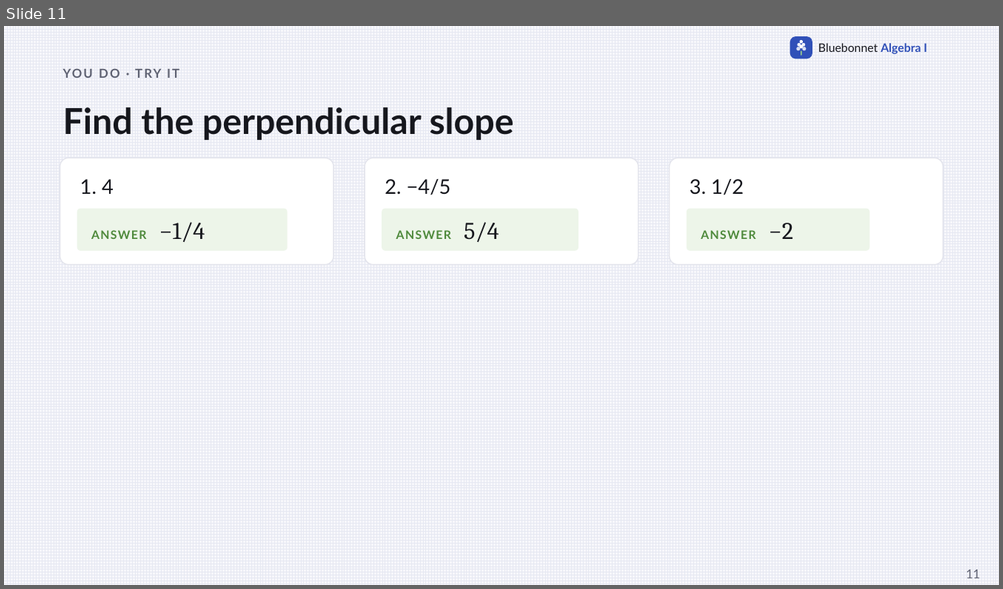
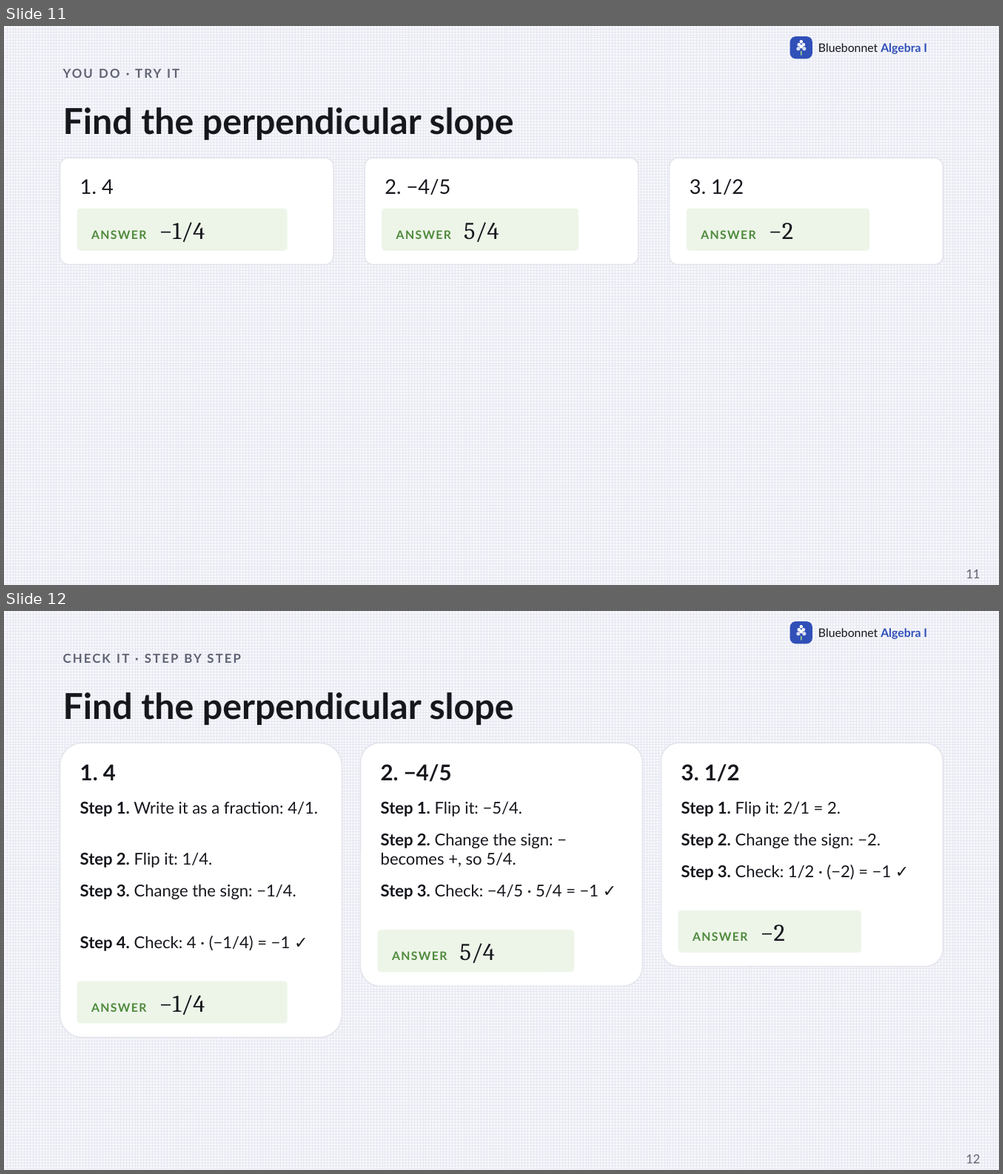
Before and after one commit to Apolloat2022/Algebra1M2U1L4, a slide deck: IEP/t2-lesson3-perpendicular-slopes-IEP-catchup.pptx. Shown one above the other, each under a label of ours: slide 11 before the commit, slides 11 and 12 after it. The pictures are 1003x589 and 1003x1174 pixels, drawn with LibreOffice and Linux fonts; fonts in the diff are those of the drawing. Boxes give left, top, right and bottom in pixels: in the first picture for what was removed or moved away, otherwise in the second. Text is boxed around its words. In the diff, an @@ line names an element or a change of style, - is before the commit and + after.

```diff
--- a/IEP/t2-lesson3-perpendicular-slopes-IEP-catchup.pptx
+++ b/IEP/t2-lesson3-perpendicular-slopes-IEP-catchup.pptx
@@ slide 12 added at bbox=[4, 611, 999, 1170], background pattern #E6E8F2 on #F7F7FB; not listed: 9 template elements that a slide beside it also shows @@
@@ text added at bbox=[184, 654, 202, 663], 12 pt, text #5F6272, bold @@
+CHECK IT · STEP BY STEP
@@ text added at bbox=[63, 692, 514, 725], 34.5 pt, text #16171D, bold @@
+Find the perpendicular slope
@@ rounded rectangle added at bbox=[60, 743, 342, 1038], fill #FFFFFF, outline #E3E4EC 1 pt @@
@@ rounded rectangle added at bbox=[361, 743, 643, 986], fill #FFFFFF, outline #E3E4EC 1 pt @@
@@ rounded rectangle added at bbox=[661, 743, 943, 967], fill #FFFFFF, outline #E3E4EC 1 pt @@
@@ text added at bbox=[80, 764, 116, 780], 21 pt, text #16171D, bold @@
+1. 4
@@ text added at bbox=[381, 764, 452, 782], 21 pt, text #16171D, bold @@
+2. −4/5
@@ text added at bbox=[681, 764, 740, 782], 21 pt, text #16171D, bold @@
+3. 1/2
@@ text added at bbox=[80, 801, 318, 817], 15.8 pt, text #16171D @@
+Step 1. Write it as a fraction: 4/1.
@@ text added at bbox=[381, 801, 522, 817], 15.8 pt, text #16171D @@
+Step 1. Flip it: −5/4.
@@ text added at bbox=[681, 801, 840, 817], 15.8 pt, text #16171D @@
+Step 1. Flip it: 2/1 = 2.
@@ text added at bbox=[80, 852, 213, 868], 15.8 pt, text #16171D @@
+Step 2. Flip it: 1/4.
@@ text added at bbox=[381, 833, 553, 866], 15.8 pt, text #16171D @@
+Step 2. Change the sign: − becomes +, so 5/4.
@@ text added at bbox=[681, 833, 880, 849], 15.8 pt, text #16171D @@
+Step 2. Change the sign: −2.
@@ text added at bbox=[681, 865, 891, 880], 15.8 pt, text #16171D @@
+Step 3. Check: 1/2 · (−2) = −1 ✓
@@ text added at bbox=[80, 884, 296, 900], 15.8 pt, text #16171D @@
+Step 3. Change the sign: −1/4.
@@ text added at bbox=[381, 884, 599, 900], 15.8 pt, text #16171D @@
+Step 3. Check: −4/5 · 5/4 = −1 ✓
@@ rounded rectangle added at bbox=[677, 910, 860, 953], fill #EDF5E9, 11.2 pt, text #4F8A3C, bold @@
+ANSWER −2
@@ text added at bbox=[80, 936, 290, 951], 15.8 pt, text #16171D @@
+Step 4. Check: 4 · (−1/4) = −1 ✓
@@ rounded rectangle added at bbox=[378, 931, 575, 973], fill #EDF5E9, 11.2 pt, text #4F8A3C, bold @@
+ANSWER 5/4
@@ rounded rectangle added at bbox=[77, 982, 287, 1025], fill #EDF5E9, 11.2 pt, text #4F8A3C, bold @@
+ANSWER −1/4
@@ page number added at bbox=[965, 1155, 979, 1164], 12 pt, text #5F6272 @@
+12
```
Also in this commit, not shown: 1 other slide added, 17 other files.
